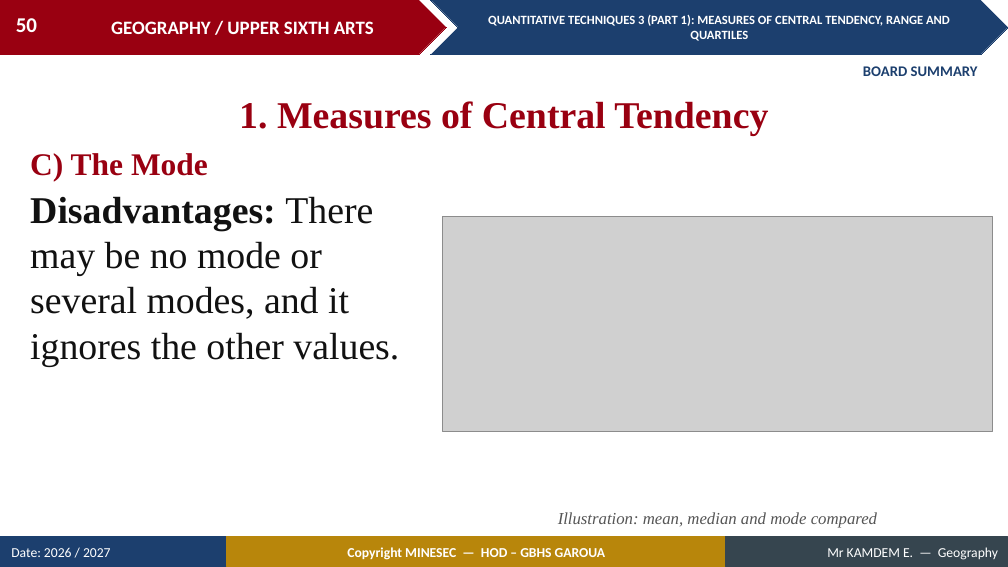
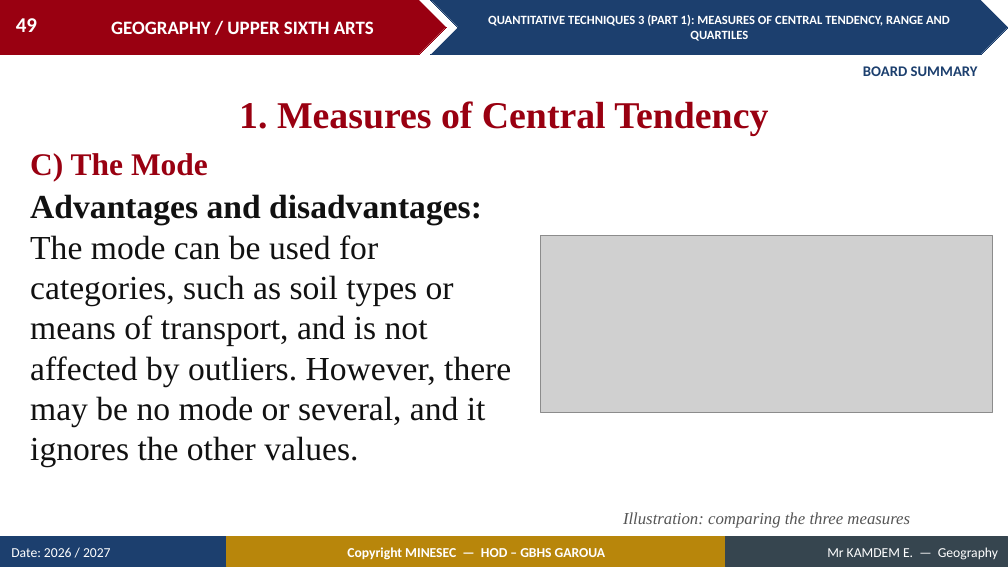
Before and after one commit to Berthautk/linea-github, a slide deck: slide 49 of lecons/USA/Practical Geography/12_USA_PRA_QT03a_Measures_of_Central_Tendency_Range_and_Quartiles.pptx (slide 50 before the commit). Drawn at 1008x567 pixels with LibreOffice and Linux fonts; fonts in the diff are those of the drawing; grey boxes stand for pictures. Boxes give left, top, right and bottom in pixels: in the first picture for what was removed or moved away, otherwise in the second. Text is boxed around its words. In the diff, an @@ line names an element or a change of style, - is before the commit and + after.

```diff
--- a/lecons/USA/Practical Geography/12_USA_PRA_QT03a_Measures_of_Central_Tendency_Range_and_Quartiles.pptx
+++ b/lecons/USA/Practical Geography/12_USA_PRA_QT03a_Measures_of_Central_Tendency_Range_and_Quartiles.pptx
@@ page number at (16, 18, 37, 32): text changed @@
-50
+49
@@ text at (30, 194, 511, 467): text changed; size 36 to 32 pt @@
-Disadvantages: There may be no mode or several modes, and it ignores the other values.
+Advantages and disadvantages: The mode can be used for categories, such as soil types or means of transport, and is not affected by outliers. However, there may be no mode or several, and it ignores the other values.
@@ picture: place and size @@
-picture at (442, 216, 993, 431)
+picture at (541, 236, 993, 413)
@@ text at (623, 512, 910, 528): text changed @@
-Illustration: mean, median and mode compared
+Illustration: comparing the three measures
```
Also in this commit, not shown: 16 other slides changed, 4 slides removed, 7 other files.
